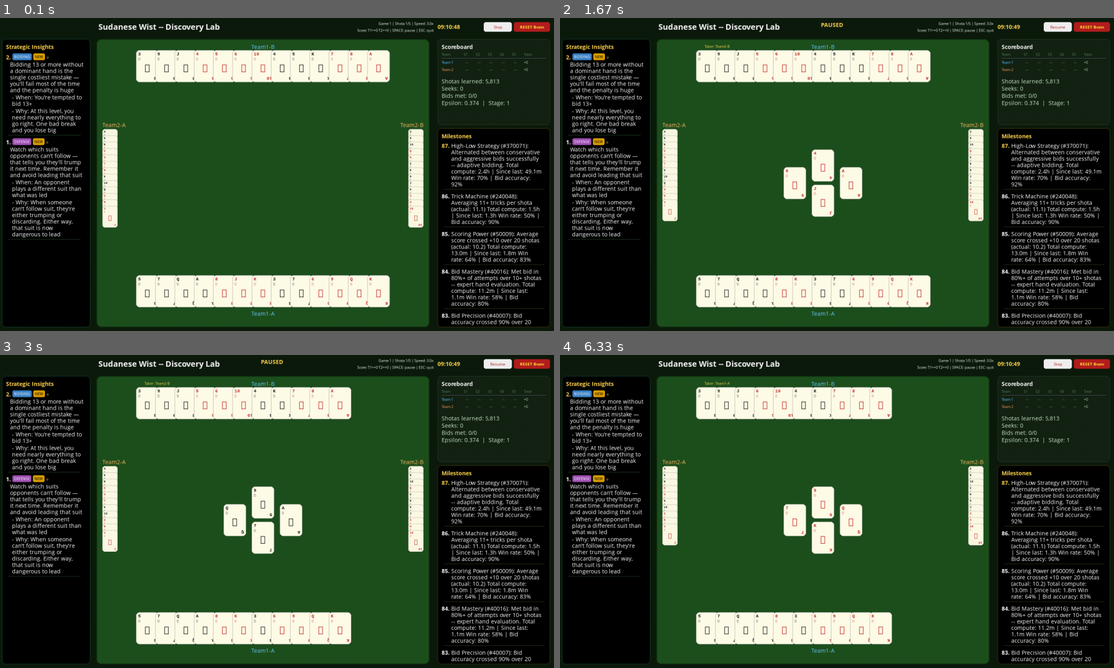
Above: before the commit, frames 1-4 (two rows, left to right).
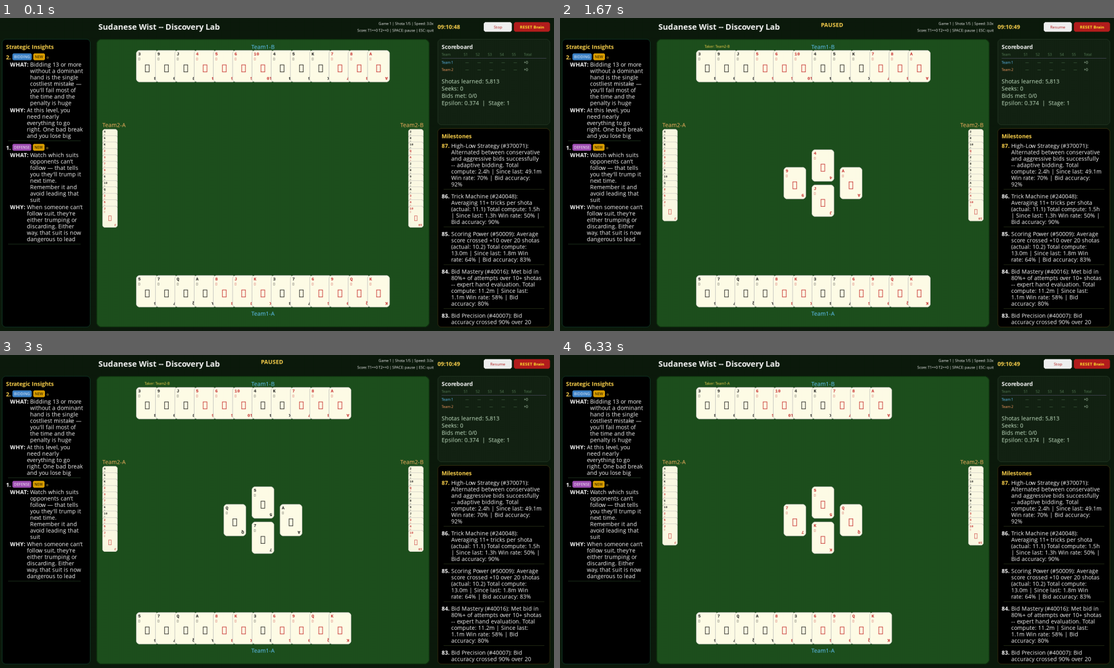
Above: after the commit, the same moments.

Repository: aamagzoub/engineering-intelligence
Game: pygame game, started from gui_wist_discovery/main.py
Same seed, same stepped clock (60 frames per second), same inputs: the game is played once before the commit and once after it.
Inputs (mouse positions are in pixels of both pictures, inside the frame that each line leads up to):
- Up to frame 1 (0.1 s): no input
- Up to frame 2 (1.67 s): tap Space at 0.33, 1.07, 1.37 s; click (892, 246) at 0.72 s
- Up to frame 3 (3 s): click (288, 405) at 1.88 s; tap Space at 2.23, 2.53 s
- Up to frame 4 (6.33 s): tap Space at 6.03 s

The runs differ from the first frame. In frame 1, 3.3% of the frame differs, in the area x 1-16%, y 14-73%; in frame 2, 3.3%; in frame 3, 3.3%; in frame 4, 3.3%.

Commit message:
feat: insight accumulation, WHAT/WHY format, shota wording, seeks fix
- Insights now ACCUMULATE forever (never removed, always growing)
- Version tracking: refined insights show (+N) marker
- Display format: bold WHAT: and WHY: labels, no When: line, no bullet points
- Shota-end wording in play game:
  - Your team bid+succeeded: Your Team Won
  - Your team bid+failed: Your Team Lost
  - Opponents bid+succeeded: Opponents Made Their Bid
  - Opponents bid+failed: Defense Successful!
- Seeks count in scoreboard now includes background training seeks
- Insight cache saves version, why, and new fields for persistence

Diff:
--- a/gui_wist_discovery/insights.py
+++ b/gui_wist_discovery/insights.py
@@ -36,7 +36,8 @@
 
 
 def make_insight(text, category, difficulty, confidence="emerging",
-                 episode=0, condition=None, exception=None, why=None, links=None):
+                 episode=0, condition=None, exception=None, why=None, links=None,
+                 version=0):
     """Create a structured insight dict."""
     return {
         "text": text,
@@ -49,6 +50,7 @@
         "why": why,
         "links": links or [],
         "new": True,
+        "version": version,  # 0 = first discovery, 1+ = refinement.
     }
 
 
@@ -58,8 +60,12 @@
 def generate_insights(agent) -> list:
     """
     Generate structured insights from the agent's learned knowledge.
-    Returns list of insight dicts. Grows with training.
-    Preserves previously discovered insights and marks new ones.
+
+    ACCUMULATION MODEL: insights are NEVER removed. Once discovered, they stay
+    forever as part of the brain's history. New insights are added on top.
+    If an insight refines an earlier one, it gets version (+N).
+
+    Returns list of insight dicts, always growing.
     """
     if agent.episodes_trained < 5000:
         return [make_insight(
@@ -72,93 +78,93 @@
     bid_q = agent.bid_q
     play_items = list(play_q.items())[:min(len(play_q), 20000)]
 
-    # Load previously cached insights.
-    cached = _load_cached_insights()
-    cached_texts = {ins["text"] for ins in cached}
-
-    # Generate all current insights.
+    # Load ALL previously accumulated insights (never discard).
+    accumulated = _load_cached_insights()
+    accumulated_texts = {ins["text"] for ins in accumulated}
+
+    # Generate current insights from Q-tables.
     raw = []
-
-    # 1. Hand-based bidding insights.
     raw.extend(_hand_based_insights(bid_q, episodes))
-
-    # 2. Conditional insights.
     raw.extend(_conditional_insights(play_items, bid_q, episodes))
-
-    # 3. Partnership insights.
     raw.extend(_partnership_insights(play_items, episodes))
-
-    # 4. Opponent-reading insights.
     raw.extend(_opponent_reading_insights(play_items, episodes))
-
-    # 5. Mistake-based insights.
     raw.extend(_mistake_insights(play_items, bid_q, episodes))
-
-    # 6. Core play lessons (basics).
     raw.extend(_core_play_insights(play_items, episodes))
-
-    # 7. Trump insights.
     raw.extend(_trump_insights(play_items, episodes))
-
-    # 8. Void insights.
     raw.extend(_void_insights(play_items, episodes))
-
-    # 9. Timing insights.
     raw.extend(_timing_insights(play_items, episodes))
-
-    # 10. Evolution insights (endless growth).
     raw.extend(_evolution_insights(play_items, bid_q, episodes))
-
-    # 11. Surprise discoveries — counter-intuitive patterns that defy expectations.
     raw.extend(_surprise_discoveries(play_items, bid_q, episodes))
-
-    # 12. Deep hand analysis — more specific hand-based tips from bid Q-table.
     raw.extend(_deep_hand_insights(bid_q, episodes))
-
-    # 13. Position-phase combos — what specifically works in each seat at each phase.
     raw.extend(_position_phase_insights(play_items, episodes))
-
-    # 14. ENDLESS: Mine individual Q-table entries for specific situational lessons.
-    #     This layer grows proportionally with Q-table size — truly unlimited.
     raw.extend(_endless_situational_mining(play_items, bid_q, episodes))
 
-    # Progression gating — only show insights appropriate to training level.
+    # Progression gating.
     raw = _apply_progression_gate(raw, episodes)
 
-    # Deduplicate.
+    # Deduplicate within the new batch only.
     raw = _deduplicate(raw)
 
-    # Mark new vs existing.
+    # ACCUMULATION: merge new insights into the accumulated history.
     for ins in raw:
-        if ins["text"] in cached_texts:
-            ins["new"] = False
-            # Preserve original episode from cache.
-            for cached_ins in cached:
-                if cached_ins["text"] == ins["text"]:
-                    ins["episode"] = cached_ins["episode"]
-                    ins["confidence"] = cached_ins["confidence"]
+        if ins["text"] in accumulated_texts:
+            # Already known — update confidence only.
+            for acc_ins in accumulated:
+                if acc_ins["text"] == ins["text"]:
+                    age = episodes - acc_ins["episode"]
+                    if age > 100000:
+                        acc_ins["confidence"] = "mastered"
+                    elif age > 30000:
+                        acc_ins["confidence"] = "proven"
+                    acc_ins["new"] = False
                     break
         else:
+            # NEW insight — check if it refines an existing one.
             ins["new"] = True
             ins["episode"] = episodes
-
-    # Update confidence based on training duration since discovery.
-    for ins in raw:
-        age = episodes - ins["episode"]
+            ins["version"] = _find_version(ins, accumulated)
+            accumulated.append(ins)
+            accumulated_texts.add(ins["text"])
+
+    # Update confidence for all accumulated insights.
+    for ins in accumulated:
+        age = episodes - ins.get("episode", 0)
         if age > 100000:
             ins["confidence"] = "mastered"
         elif age > 30000:
             ins["confidence"] = "proven"
-        else:
-            ins["confidence"] = "emerging"
-
-    # Link related insights.
-    _link_insights(raw)
-
-    # Save cache.
-    _save_cached_insights(raw)
-
-    return raw
+        elif not ins.get("new"):
+            ins["confidence"] = ins.get("confidence", "emerging")
+
+    # Save entire accumulated history.
+    _save_cached_insights(accumulated)
+
+    return accumulated
+
+
+def _find_version(new_ins, accumulated) -> int:
+    """
+    Check if new insight refines an existing one (same category + similar topic).
+    Returns the version number: 0 if brand new, N+1 if refining insight at version N.
+    """
+    category = new_ins["category"]
+    new_words = set(new_ins["text"].lower().split())
+
+    best_overlap = 0
+    best_version = -1
+
+    for existing in accumulated:
+        if existing["category"] != category:
+            continue
+        existing_words = set(existing["text"].lower().split())
+        overlap = len(new_words & existing_words) / max(len(new_words | existing_words), 1)
+        if overlap > 0.4 and overlap > best_overlap:
+            best_overlap = overlap
+            best_version = existing.get("version", 0)
+
+    if best_version >= 0:
+        return best_version + 1
+    return 0
 
 
 
@@ -1738,27 +1744,19 @@
         pass
 
 
-def _load_cached_insights() -> list:
-    try:
-        if os.path.exists(_INSIGHTS_CACHE_PATH):
-            with open(_INSIGHTS_CACHE_PATH, "r") as f:
-                return json.load(f)
-    except Exception:
-        pass
-    return []
-
-
 def _save_cached_insights(insights):
     try:
-        # Only save serializable fields.
         to_save = []
         for ins in insights:
             to_save.append({
-                "text": ins["text"],
-                "category": ins["category"],
-                "difficulty": ins["difficulty"],
-                "confidence": ins["confidence"],
-                "episode": ins["episode"],
+                "text": ins.get("text", ""),
+                "category": ins.get("category", ""),
+                "difficulty": ins.get("difficulty", "beginner"),
+                "confidence": ins.get("confidence", "emerging"),
+                "episode": ins.get("episode", 0),
+                "version": ins.get("version", 0),
+                "why": ins.get("why", ""),
+                "new": ins.get("new", False),
             })
         with open(_INSIGHTS_CACHE_PATH, "w") as f:
             json.dump(to_save, f)
@@ -1766,6 +1764,25 @@
         pass
 
 
+def _load_cached_insights() -> list:
+    try:
+        if os.path.exists(_INSIGHTS_CACHE_PATH):
+            with open(_INSIGHTS_CACHE_PATH, "r") as f:
+                data = json.load(f)
+            # Ensure all entries have required fields.
+            for ins in data:
+                ins.setdefault("version", 0)
+                ins.setdefault("why", "")
+                ins.setdefault("new", False)
+                ins.setdefault("links", [])
+                ins.setdefault("condition", None)
+                ins.setdefault("exception", None)
+            return data
+    except Exception:
+        pass
+    return []
+
+
 # ─── Helper: Get insight text for backward compatibility ─────────────────────────
 
 
--- a/gui_wist_discovery/main.py
+++ b/gui_wist_discovery/main.py
@@ -621,7 +621,7 @@
             "last_winner": self.last_winner,
             "compute_time": self._accumulated_compute + self._get_compute_time(),
             "episodes": episodes,
-            "seeks_achieved": self.seeks_achieved,
+            "seeks_achieved": self.seeks_achieved + self._auto_stats.get("total_seeks", 0),
             "bids_met": self.bids_met,
             "bids_failed": self.bids_failed,
             "epsilon": self.discovery.epsilon,
--- a/gui_wist_discovery/renderer.py
+++ b/gui_wist_discovery/renderer.py
@@ -387,11 +387,13 @@
             num = idx + 1
             is_latest = (i == 0 and insight_scroll == 0)
 
-            # --- Line 1: Number + category badge + NEW badge + confidence ---
+            # --- Line 1: Number + version + category badge + NEW badge + confidence ---
             x_cursor = 15
 
-            # Number.
-            num_str = f"{num}. "
+            # Number with version.
+            version = ins.get("version", 0) if isinstance(ins, dict) else 0
+            version_str = f" (+{version})" if version > 0 else ""
+            num_str = f"{num}{version_str}. "
             num_color = TEXT_GOLD if is_latest else (255, 255, 255)
             self.screen.blit(num_font.render(num_str, True, num_color), (x_cursor, y))
             x_cursor += num_font.size(num_str)[0]
@@ -426,20 +428,19 @@
 
             y += 18
 
-            # --- Line 2+: Main text ---
-            y = self._wrap_text(body_font, text, 25, y, text_w - 10, (255, 255, 255), panel_rect.bottom - 20)
+            # --- Line 2+: WHAT: Main text ---
+            what_label = num_font.render("WHAT: ", True, (255, 255, 255))
+            self.screen.blit(what_label, (25, y))
+            what_label_w = what_label.get_width()
+            y = self._wrap_text(body_font, text, 25 + what_label_w, y, text_w - 10 - what_label_w, (255, 255, 255), panel_rect.bottom - 20)
             y += 2
 
-            # --- Line 3: Condition (if present) ---
-            if condition and y + 14 < panel_rect.bottom - 20:
-                cond_text = f"  - When: {condition}"
-                y = self._wrap_text(body_font, cond_text, 30, y, text_w - 20, (255, 255, 255), panel_rect.bottom - 20)
-                y += 2
-
-            # --- Line 4: Why (if present) ---
+            # --- Line 3: WHY: (if present, no "When:") ---
             if why and y + 14 < panel_rect.bottom - 20:
-                why_text = f"  - Why: {why}"
-                y = self._wrap_text(body_font, why_text, 30, y, text_w - 20, (255, 255, 255), panel_rect.bottom - 20)
+                why_label = num_font.render("WHY: ", True, (255, 255, 255))
+                self.screen.blit(why_label, (25, y))
+                why_label_w = why_label.get_width()
+                y = self._wrap_text(body_font, why, 25 + why_label_w, y, text_w - 10 - why_label_w, (255, 255, 255), panel_rect.bottom - 20)
                 y += 2
 
             y += 4
--- a/gui_wist_lab/human_tab.py
+++ b/gui_wist_lab/human_tab.py
@@ -1418,13 +1418,31 @@
                 except Exception:
                     pass  # Don't break game over screen.
             else:
-                result_text = "✓ Bid MET" if bid_met else "✗ Bid FAILED"
+                # Context-aware shota result wording.
+                user_team = 0  # Team 1 = user's team.
+                if self.playing_team_id == user_team:
+                    # User's team bid.
+                    if bid_met:
+                        result_text = "✓ Your Team Won"
+                        result_color = COLORS["gold"]
+                    else:
+                        result_text = "✗ Your Team Lost"
+                        result_color = "#ff6666"
+                else:
+                    # Opponents bid.
+                    if bid_met:
+                        result_text = "Opponents Made Their Bid"
+                        result_color = "#ffaa44"
+                    else:
+                        result_text = "✓ Defense Successful!"
+                        result_color = COLORS["gold"]
+
                 canvas.create_text(w // 2, h // 2 - 30,
                                    text=f"Shota {self.shota_number} Complete",
                                    fill="#ffffff", font=("Segoe UI", 12, "bold"))
                 canvas.create_text(w // 2, h // 2,
                                    text=f"{result_text} | T1:{self.team_tricks[0]} – T2:{self.team_tricks[1]}",
-                                   fill=COLORS["gold"] if bid_met else "#ff6666",
+                                   fill=result_color,
                                    font=("Segoe UI", 10))
                 canvas.create_text(w // 2, h // 2 + 30,
                                    text=f"Score: {self.game_scores[0]} – {self.game_scores[1]}",
